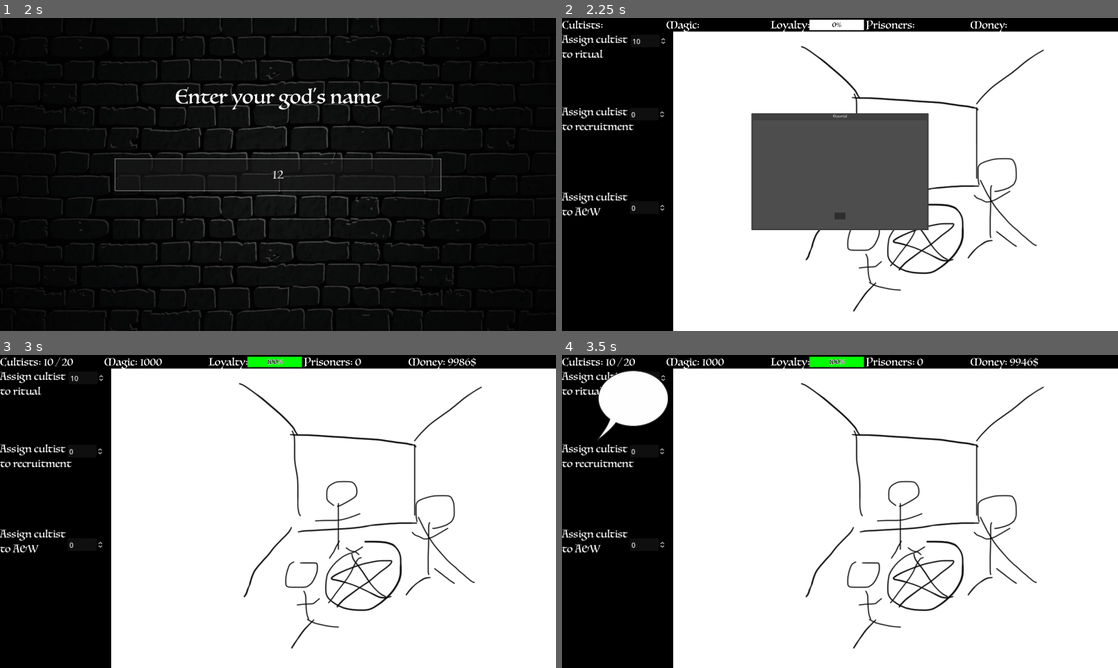
Above: before the commit, frames 1-4 (two rows, left to right).
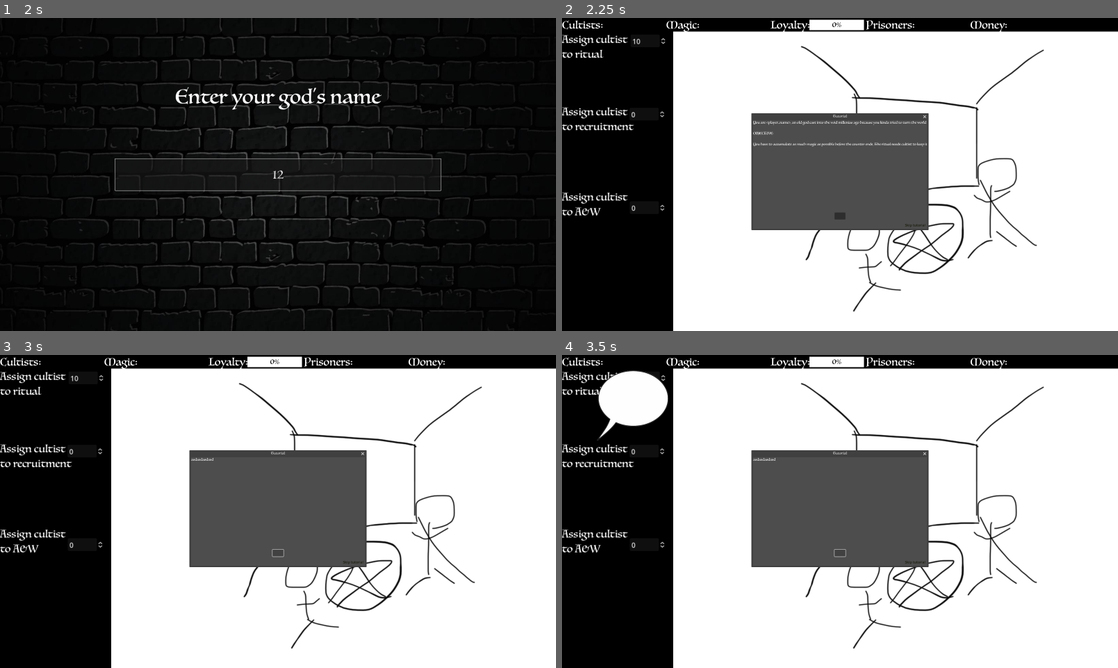
Above: after the commit, the same moments.

Repository: ShroomySquid/Ludum_Dare
Game: Godot game, scene res://root_menu_node.tscn
Same seed, same stepped clock (60 frames per second), same inputs: the game is played once before the commit and once after it.
Inputs (mouse positions are in pixels of both pictures, inside the frame that each line leads up to):
- Up to frame 1 (2 s): click "Start Game" at 0.5 s; click (278, 174) at 1.27 s; type "12" at 1.35 s
- Up to frame 2 (2.25 s): tap Enter at 2 s
- Up to frame 3 (3 s): click (278, 552) at 2.75 s
- Up to frame 4 (3.5 s): no input

Frame 1 is identical in both runs. In frame 2, 0.4% of the frame differs, in the area x 34-66%, y 31-67%; in frame 3, 12%, in the area x 7-86%, y 0-68%; in frame 4, 12%.

Commit message:
intro window now pulls text from txt

Diff:
--- /dev/null
+++ b/ui_prototype/Intro/file_manager.gd
@@ -0,0 +1,12 @@
+extends Control
+
+var file
+
+# Called when the node enters the scene tree for the first time.
+func _ready():
+	pass # Replace with function body.
+
+
+# Called every frame. 'delta' is the elapsed time since the previous frame.
+func _process(delta):
+	pass
--- /dev/null
+++ b/ui_prototype/Intro/file_reader.gd
@@ -0,0 +1,24 @@
+extends Node2D
+
+
+# Called when the node enters the scene tree for the first time.
+func _ready():
+	pass # Replace with function body.
+
+
+# Called every frame. 'delta' is the elapsed time since the previous frame.
+func _process(delta):
+	pass
+
+
+func load_file(file_paths):
+	var f = File.new()
+	f.open(file, File.READ)
+	var index = 1
+	while not f.eof_reached(): # iterate through all lines until the end of file is reached
+		var line = f.get_line()
+		line += " "
+		print(line + str(index))
+		index += 1
+	f.close()
+	return
--- a/ui_prototype/Intro/intro_window.gd
+++ b/ui_prototype/Intro/intro_window.gd
@@ -1,22 +1,99 @@
 extends Window
 
+const ALL_TXT = 3
+
+var file_paths = [
+	'res://Intro/intro_texts/intro1.txt',
+	'res://Intro/intro_texts/intro2.txt',
+	'res://Intro/intro_texts/intro3.txt'
+]
+
+var i = 0
+var texts = [
+	"",
+	"",
+	""
+]
 
 # Called when the node enters the scene tree for the first time.
 func _ready():
-	self.add_theme_icon_override("close", Texture2D.new())
 
-
+	load_file(file_paths)
+	#var content = ""
+	#var i = 0
+	#self.add_theme_icon_override("close", Texture2D.new())
+	#if file.file_exists(file_paths[i]):
+		#var error = file.open(file_paths[i], File.READ)
+		#if error == OK:m
+			## Read the content of the file
+			#content = file.get_as_text()
+			#file.close()
+		#else:
+			#print("Error opening file:", file_paths[i])
+	#else:
+		#print("File not found:", file_paths[i])
+	var label_node = get_node("intro_label")
+	if label_node != null:
+		label_node.text = texts[0]
+	pass
 # Called every frame. 'delta' is the elapsed time since the previous frame.
 func _process(delta):
 	pass
 
-func _on_s_key_pressed():
-	self.hide()
+#func _on_s_key_pressed():
+	#self.hide()
+	#pass
+
+#func load_file(file_paths):
+	#var file
+	#var j = 0
+	#while j < ALL_TXT:
+		#file = FileAccess.open(file_paths[j], FileAccess.READ)
+		#texts[j] += file.get_as_text()
+		#j += 1
+	#pass
+
+func load_file(file_paths: Array) -> void:
+	var j = 0
+	while j < file_paths.size():
+		var file = FileAccess.open(file_paths[j], FileAccess.READ)
+		var file_path = file_paths[j]
+		#var error = file.open(file_paths[j], FileAccess.READ)
+		#if error != OK:
+			#print("Error opening file:", file_path)
+			## Handle error (e.g., skip file, break loop, etc.)
+			#j += 1
+			#continue
+
+		# Read file content
+		var file_content = file.get_as_text()
+		texts[j] += file_content
+
+		# Close the file
+		file.close()
+
+		j += 1
 	pass
 
 
+func _on_button_pressed():
+	i += 1
+	if i >= ALL_TXT:
+		get_parent().get_node("UI").is_paused = false
+		get_parent().get_node("UI").in_intro = false
+		self.hide()
+		pass
+	else:
+		var label_node = get_node("intro_label")
+		if label_node != null:
+			label_node.text = texts[i]
+		pass
 
-func _on_button_pressed():
+
+
+
+func _on_skip_button_pressed():
 	get_parent().get_node("UI").is_paused = false
 	get_parent().get_node("UI").in_intro = false
 	self.hide()
+	pass
--- a/ui_prototype/Intro/intro_window.tscn
+++ b/ui_prototype/Intro/intro_window.tscn
@@ -11,10 +11,26 @@
 theme_override_fonts/title_font = ExtResource("1_5axjo")
 script = ExtResource("1_a41at")
 
-[node name="Button" type="Button" parent="."]
+[node name="continue_button" type="Button" parent="."]
 offset_left = 375.0
 offset_top = 425.0
 offset_right = 425.0
 offset_bottom = 457.0
 
-[connection signal="pressed" from="Button" to="." method="_on_button_pressed"]
+[node name="skip_button" type="Button" parent="."]
+modulate = Color(0.870588, 0.976471, 0.403922, 1)
+self_modulate = Color(0.133333, 0.133333, 0.133333, 1)
+offset_left = 695.0
+offset_top = 467.0
+offset_right = 798.0
+offset_bottom = 498.0
+text = "Skip tutorial"
+flat = true
+
+[node name="intro_label" type="Label" parent="."]
+offset_right = 40.0
+offset_bottom = 23.0
+theme_override_fonts/font = ExtResource("1_5axjo")
+
+[connection signal="pressed" from="continue_button" to="." method="_on_button_pressed"]
+[connection signal="pressed" from="skip_button" to="." method="_on_skip_button_pressed"]
Not shown, added: ui_prototype/Intro/intro_texts/intro1.txt
Not shown, added: ui_prototype/Intro/intro_texts/intro2.txt
Not shown, added: ui_prototype/Intro/intro_texts/intro3.txt
Not shown: 1 places in ui_prototype/event_popup/event_window1.tscn that only renumber resources
Not shown: 1 places in ui_prototype/root_menu_node.tscn that only renumber resources
Not shown, changed: .DS_Store
Not shown, changed: ui_prototype/.DS_Store
